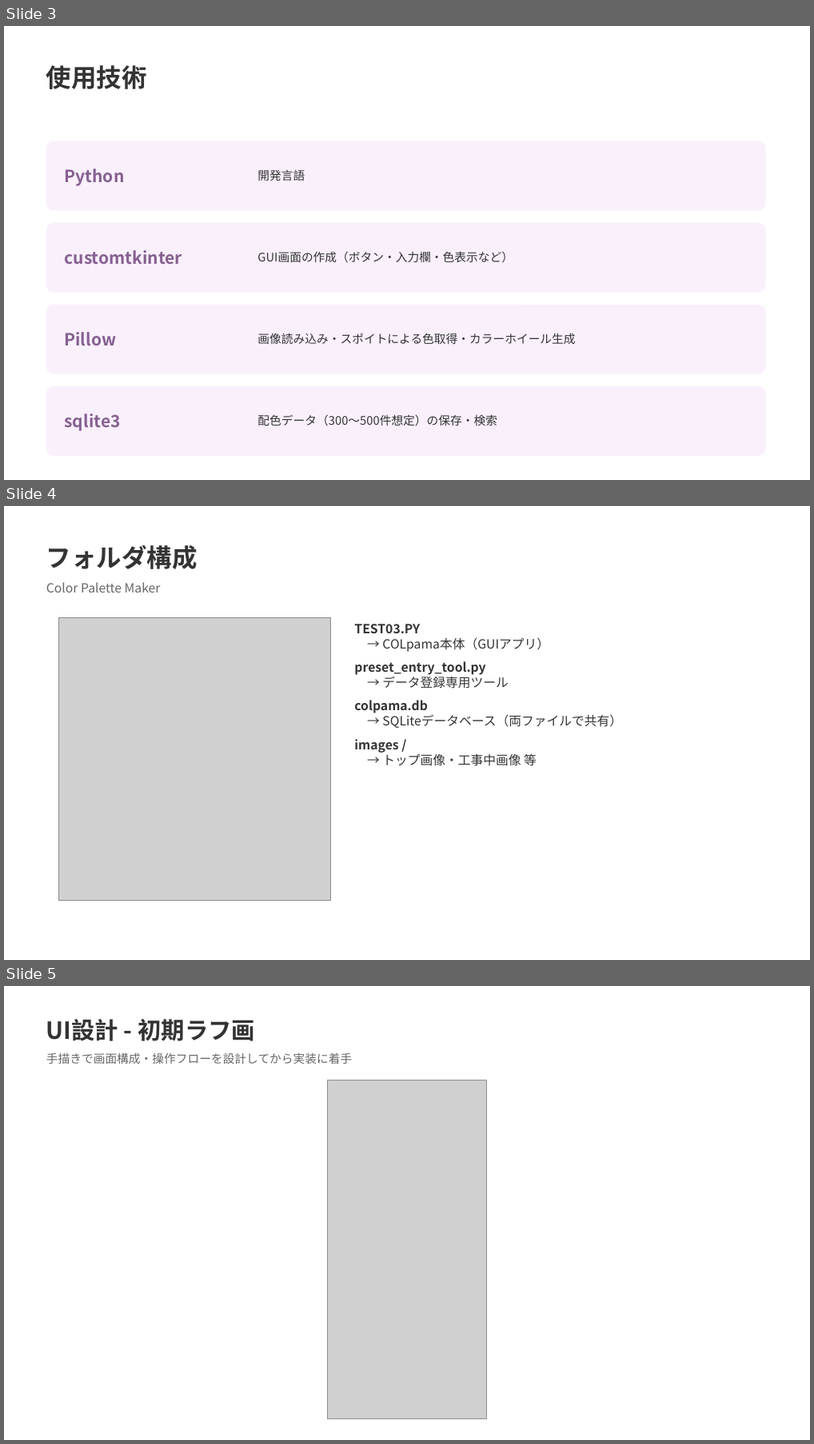
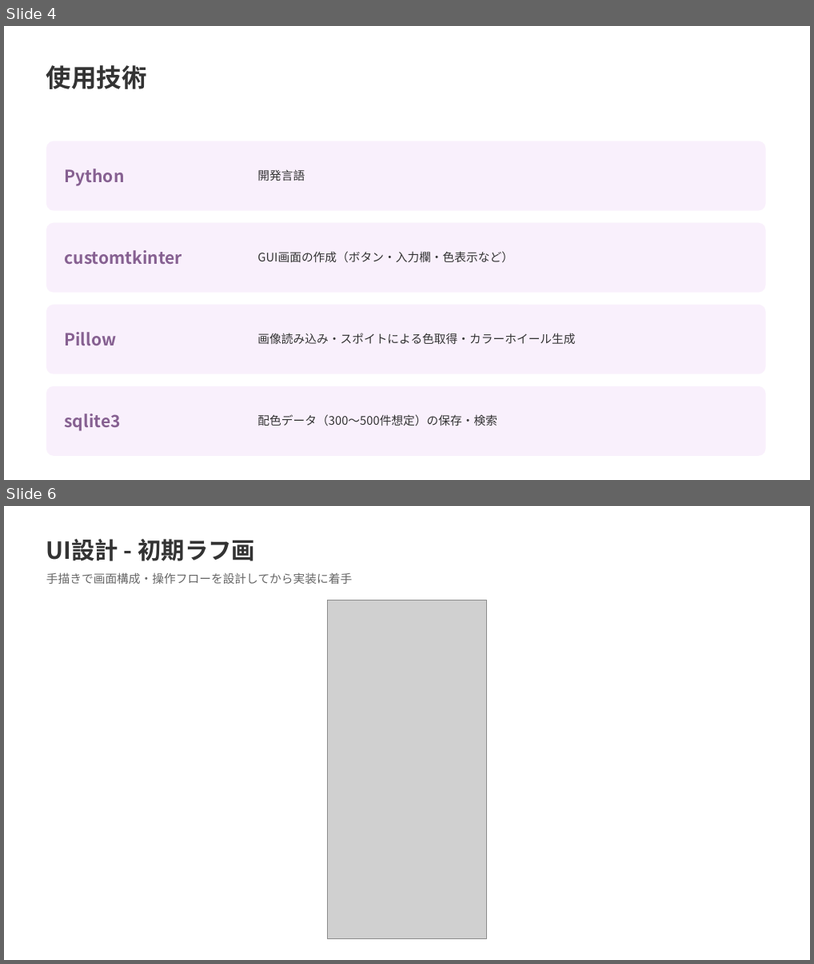
Before and after one commit to smeesun/color-palette-maker, a slide deck: COLpama_中間発表.pptx. Shown one above the other, each under a label of ours: slides 3, 4 and 5 before the commit, slides 4 and 6 after it; the slides between them are not shown. The pictures are 814x1444 and 814x964 pixels, drawn with LibreOffice and Linux fonts; fonts in the diff are those of the drawing; grey boxes stand for pictures. Boxes give left, top, right and bottom in pixels: in the first picture for what was removed or moved away, otherwise in the second. Text is boxed around its words. In the diff, an @@ line names an element or a change of style, - is before the commit and + after.

```diff
--- a/COLpama_中間発表.pptx
+++ b/COLpama_中間発表.pptx
@@ slide 4 removed at [4,506,810,960], background #FFFFFF @@
@@ text removed at [46,545,198,569] @@
-フォルダ構成
@@ text removed at [46,582,161,592] @@
-Color Palette Maker
@@ picture removed at [58,618,330,900] @@
@@ text removed at [354,624,622,766] @@
-TEST03.PY
-→ COLpama本体（GUIアプリ）
-preset_entry_tool.py
-→ データ登録専用ツール
-colpama.db
-→ SQLiteデータベース（両ファイルで共有）
-images /
-→ トップ画像・工事中画像 等
@@ what was slide 3 is now slide 4 @@
@@ what was slide 5 is now slide 6 @@
```
Also in this commit, not shown: 2 slides added, 9 other files.
